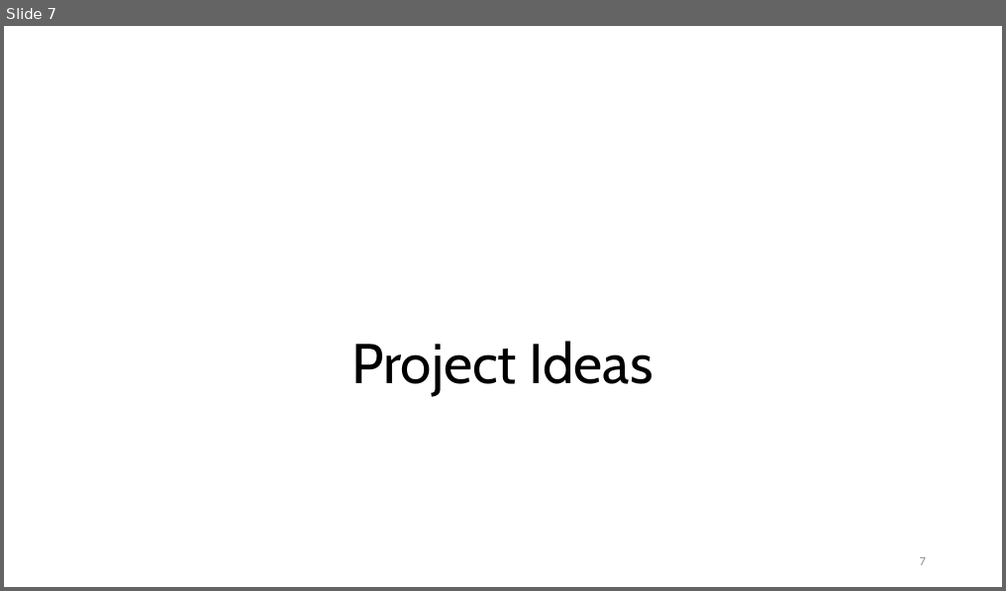
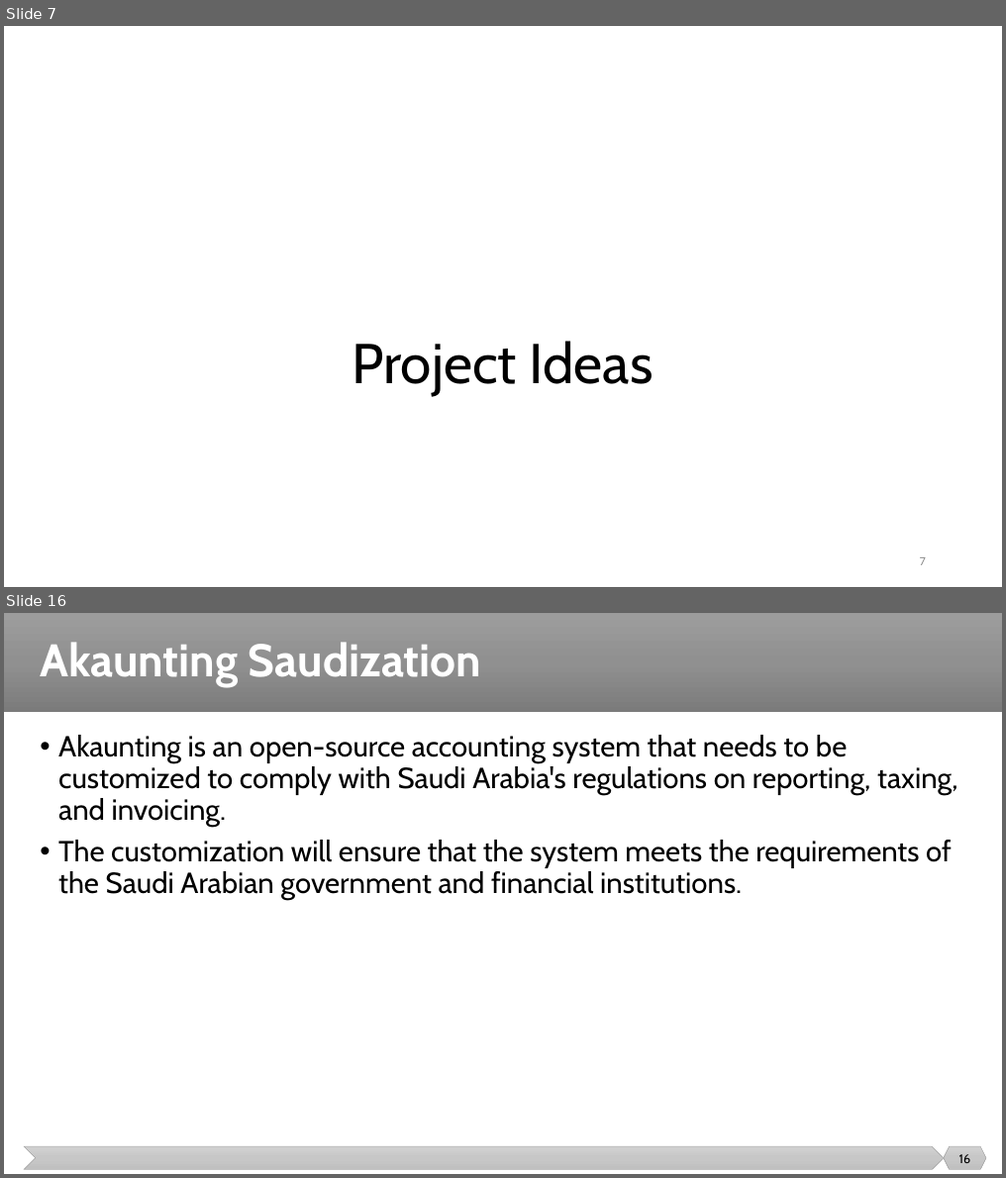
Before and after one commit to malenezi/malenezi, a slide deck: SE499/Lectures/2/Projects.pptx. Shown one above the other, each under a label of ours: slide 7 before the commit, slides 7 and 16 after it; the slides between them are not shown. The pictures are 1006x591 and 1006x1178 pixels, drawn with LibreOffice and Linux fonts; fonts in the diff are those of the drawing. Boxes give left, top, right and bottom in pixels: in the first picture for what was removed or moved away, otherwise in the second. Text is boxed around its words. In the diff, an @@ line names an element or a change of style, - is before the commit and + after.

```diff
--- a/SE499/Lectures/2/Projects.pptx
+++ b/SE499/Lectures/2/Projects.pptx
@@ slide 16 added at [4,613,1002,1174], background #FFFFFF @@
@@ rectangle added at [4,613,1002,712], fill gradient #9D9D9D to #909090 to #7C7C7C @@
@@ title added at [40,642,481,687], 44 pt, text #FFFFFF, bold @@
+Akaunting Saudization
@@ text added at [58,735,958,900], 28 pt, text #000000 @@
+• Akaunting is an open-source accounting system that needs to be customized to comply with Saudi Arabia's regulations on reporting, taxing, and invoicing.
+• The customization will ensure that the system meets the requirements of the Saudi Arabian government and financial institutions.
@@ chevron added at [24,1147,944,1170], fill gradient #D2D2D2 to #C8C8C8 to #C0C0C0, outline #A5A5A5 0.5 pt @@
@@ hexagon added at [944,1147,986,1170], fill gradient #D2D2D2 to #C8C8C8 to #C0C0C0, outline #A5A5A5 0.5 pt @@
@@ page number added at [959,1155,971,1163], 12 pt, text #000000 @@
+16
```
Also in this commit, not shown: 10 slides changed, 13 other slides added, 6 slides removed.
